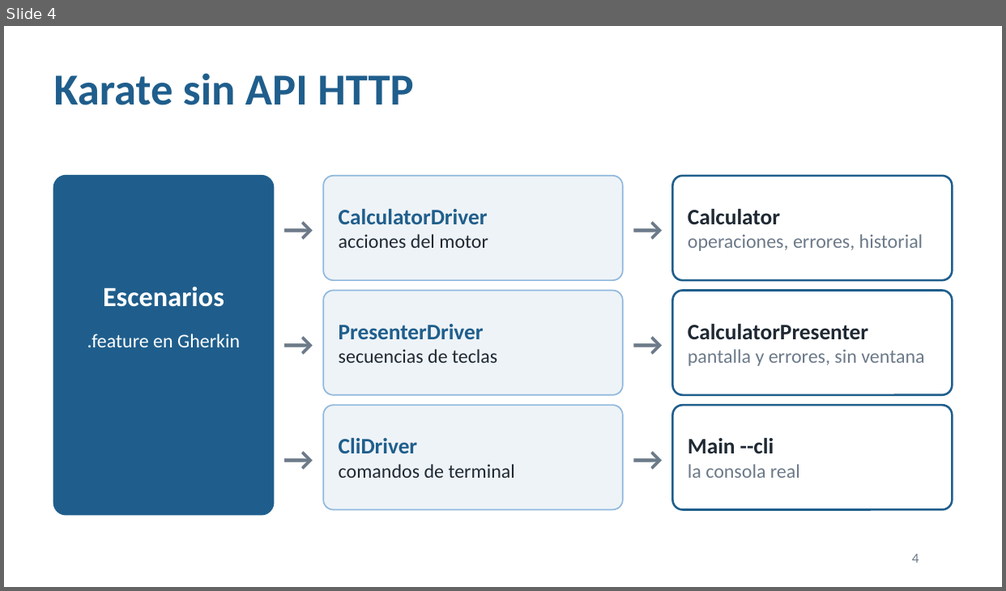
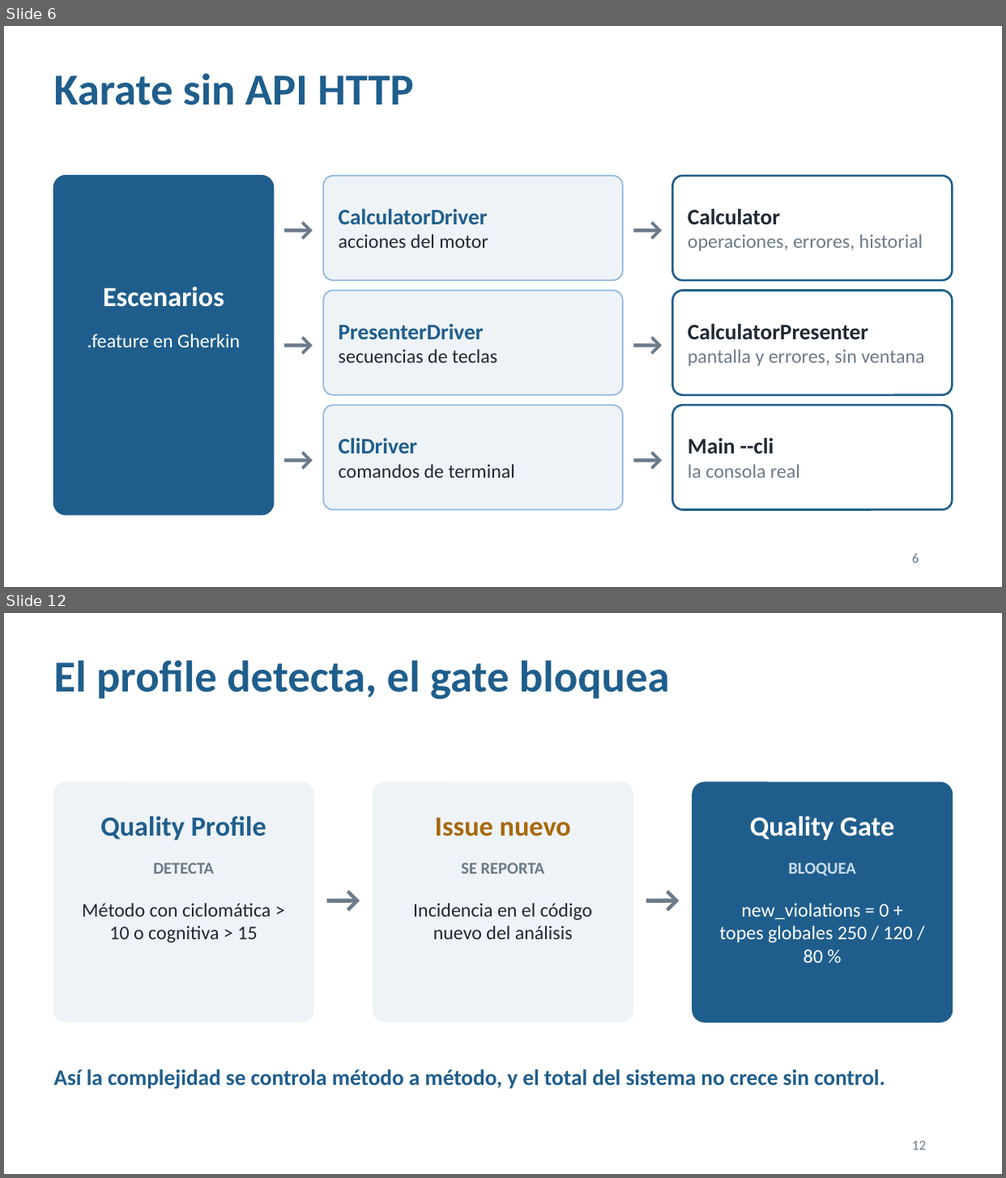
Before and after one commit to carolinacardonaUdeA/calidad-software, a slide deck: docs/Presentacion_Calidad_Calculadora.pptx. Shown one above the other, each under a label of ours: slide 4 before the commit, slides 6 and 12 after it; the slides between them are not shown. The pictures are 1006x591 and 1006x1178 pixels, drawn with LibreOffice and Linux fonts; fonts in the diff are those of the drawing. Boxes give left, top, right and bottom in pixels: in the first picture for what was removed or moved away, otherwise in the second. Text is boxed around its words. In the diff, an @@ line names an element or a change of style, - is before the commit and + after.

```diff
--- a/docs/Presentacion_Calidad_Calculadora.pptx
+++ b/docs/Presentacion_Calidad_Calculadora.pptx
@@ slide 12 added at (4,613,1002,1174), background #FFFFFF @@
@@ title added at (54,660,670,700), 32 pt, text #1F5E8C, bold @@
+El profile detecta, el gate bloquea
@@ rounded rectangle added at (54,782,313,1022), fill #EEF3F7, outline #EEF3F7 1 pt @@
@@ rounded rectangle added at (373,782,633,1022), fill #EEF3F7, outline #EEF3F7 1 pt @@
@@ rounded rectangle added at (692,782,952,1022), fill #1F5E8C, outline #1F5E8C 1 pt @@
@@ text added at (100,816,266,841), 20 pt, text #1F5E8C, bold @@
+Quality Profile
@@ text added at (435,817,571,837), 20 pt, text #A8680A, bold @@
+Issue nuevo
@@ text added at (750,816,894,841), 20 pt, text #FFFFFF, bold @@
+Quality Gate
@@ text added at (153,862,214,874), 12 pt, text #6C7A89, bold @@
+DETECTA
@@ text added at (313,872,373,922), 28 pt, text #6C7A89, bold @@
+→
@@ text added at (461,862,545,874), 12 pt, text #6C7A89, bold @@
+SE REPORTA
@@ text added at (633,872,692,922), 28 pt, text #6C7A89, bold @@
+→
@@ text added at (788,862,855,876), 12 pt, text #C9DDEE, bold @@
+BLOQUEA
@@ text added at (82,903,270,943), 14 pt, text #1F2933 @@
+Método con ciclomática > 10 o cognitiva > 15
@@ text added at (413,903,592,939), 14 pt, text #1F2933 @@
+Incidencia en el código nuevo del análisis
@@ text added at (719,903,912,963), 14 pt, text #FFFFFF @@
+new_violations = 0 + topes globales 250 / 120 / 80 %
@@ text added at (54,1069,885,1089), 16 pt, text #1F5E8C, bold @@
+Así la complejidad se controla método a método, y el total del sistema no crece sin control.
@@ page number added at (912,1141,926,1150), 10 pt, text #6C7A89 @@
+12
@@ what was slide 4 is now slide 6 @@
@@ page number at (912,553,919,563): text changed @@
-4
+6
```
Also in this commit, not shown: 8 slides changed, 6 other slides added, 1 slide removed, 7 other files.
